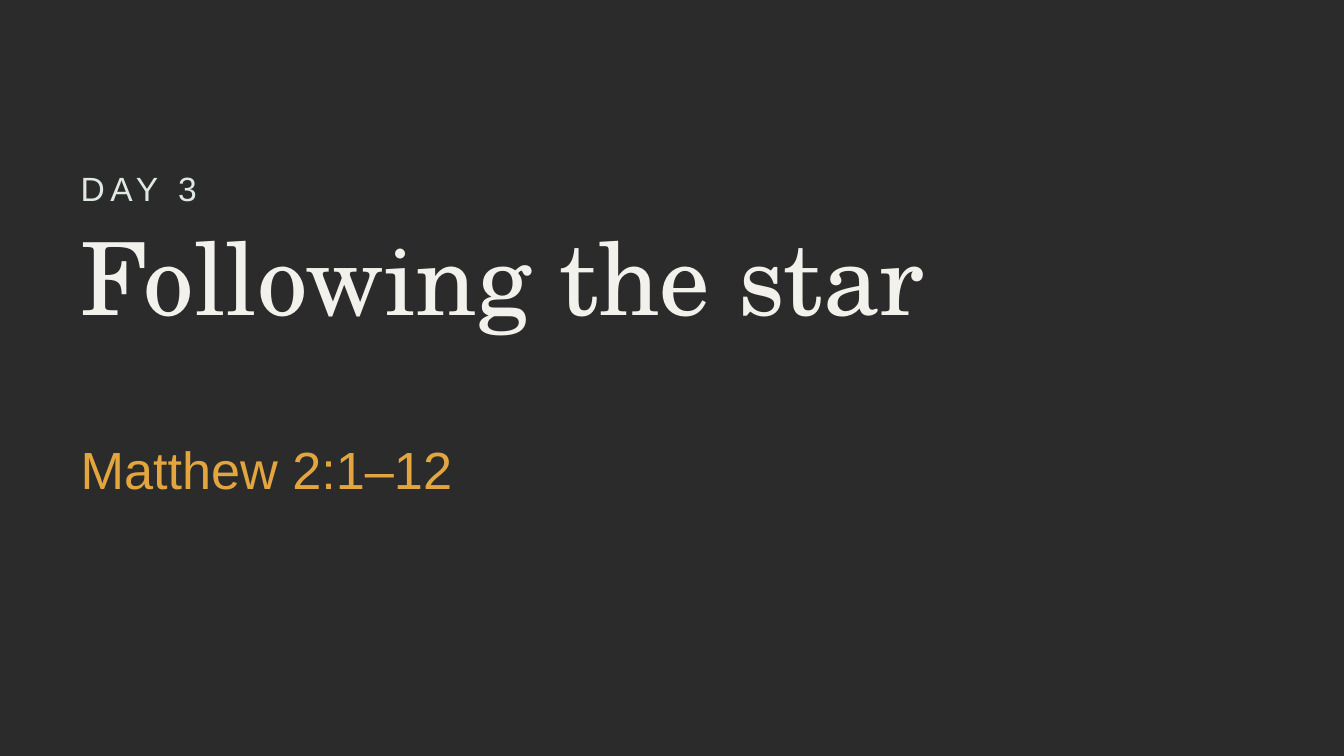
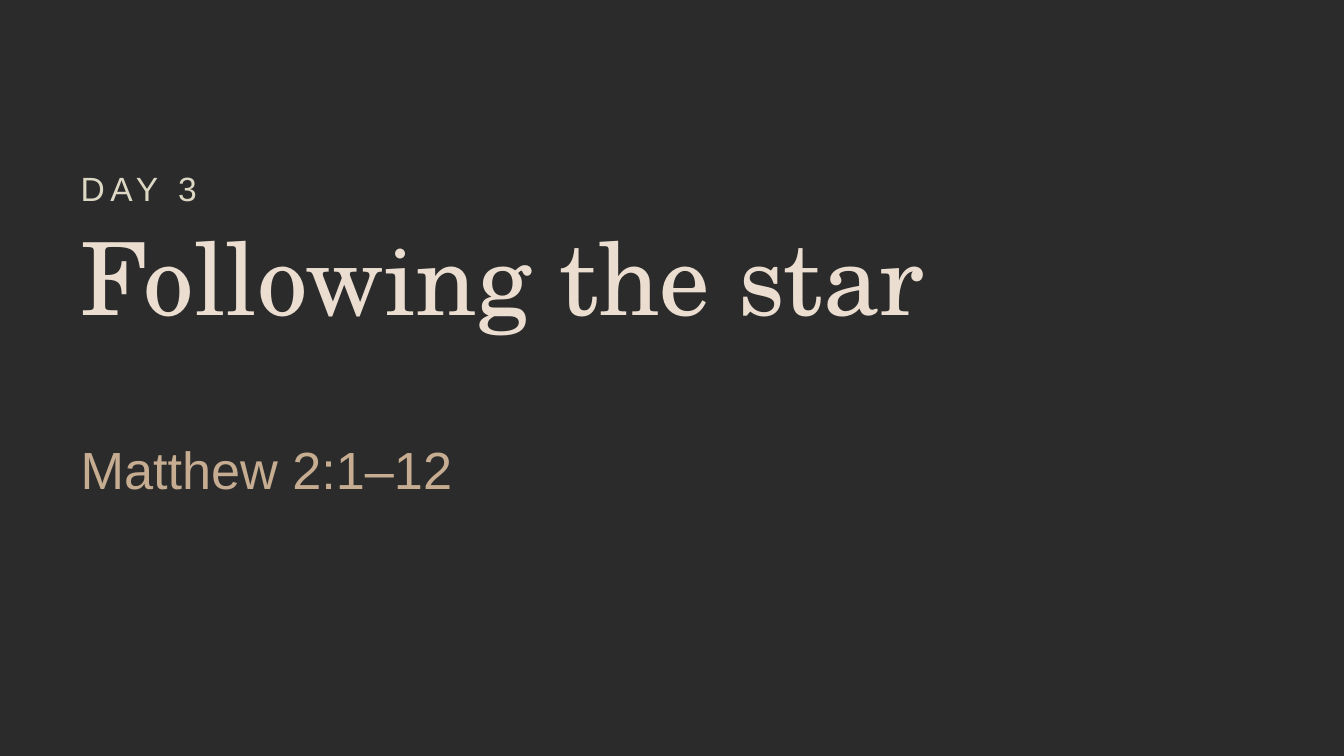
Before and after one commit to purposepress/Trail_NT, a slide deck: slide 2 of slide-templates/The Trail Slide Templates.pptx. Drawn at 1344x756 pixels with LibreOffice and Linux fonts; fonts in the diff are those of the drawing; background and template pictures are left out; a plain dark background stands for a picture behind light text. Boxes give left, top, right and bottom in pixels: in the first picture for what was removed or moved away, otherwise in the second. Text is boxed around its words. In the diff, an @@ line names an element or a change of style, - is before the commit and + after.

```diff
--- a/slide-templates/The Trail Slide Templates.pptx
+++ b/slide-templates/The Trail Slide Templates.pptx
@@ text "DAY 3" at (178, 177, 197, 202): text colour #DFE9E2 to #DCD8C4 @@
@@ title "Following the star" at (81, 240, 924, 336): text colour #F3F1EC to #EBDED0 @@
@@ text "Matthew 2:1–12" at (81, 451, 452, 490): text colour #E3A63F to #C6AC90 @@
```
Also in this commit, not shown: 7 other slides changed, 1 other file.
